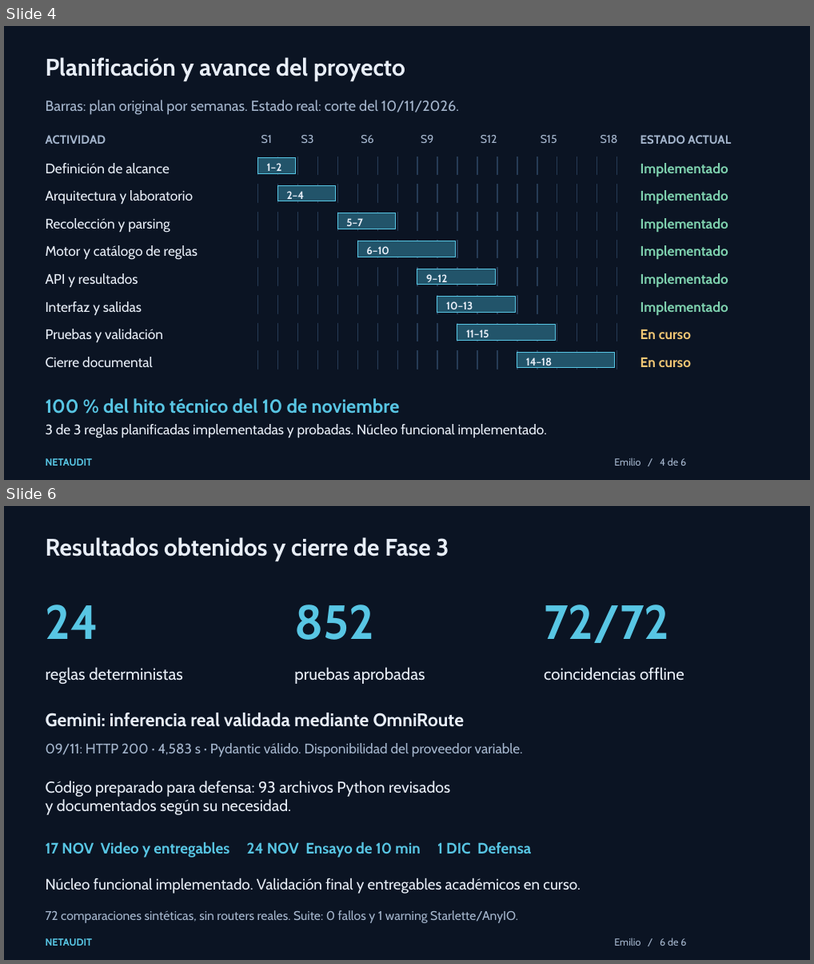
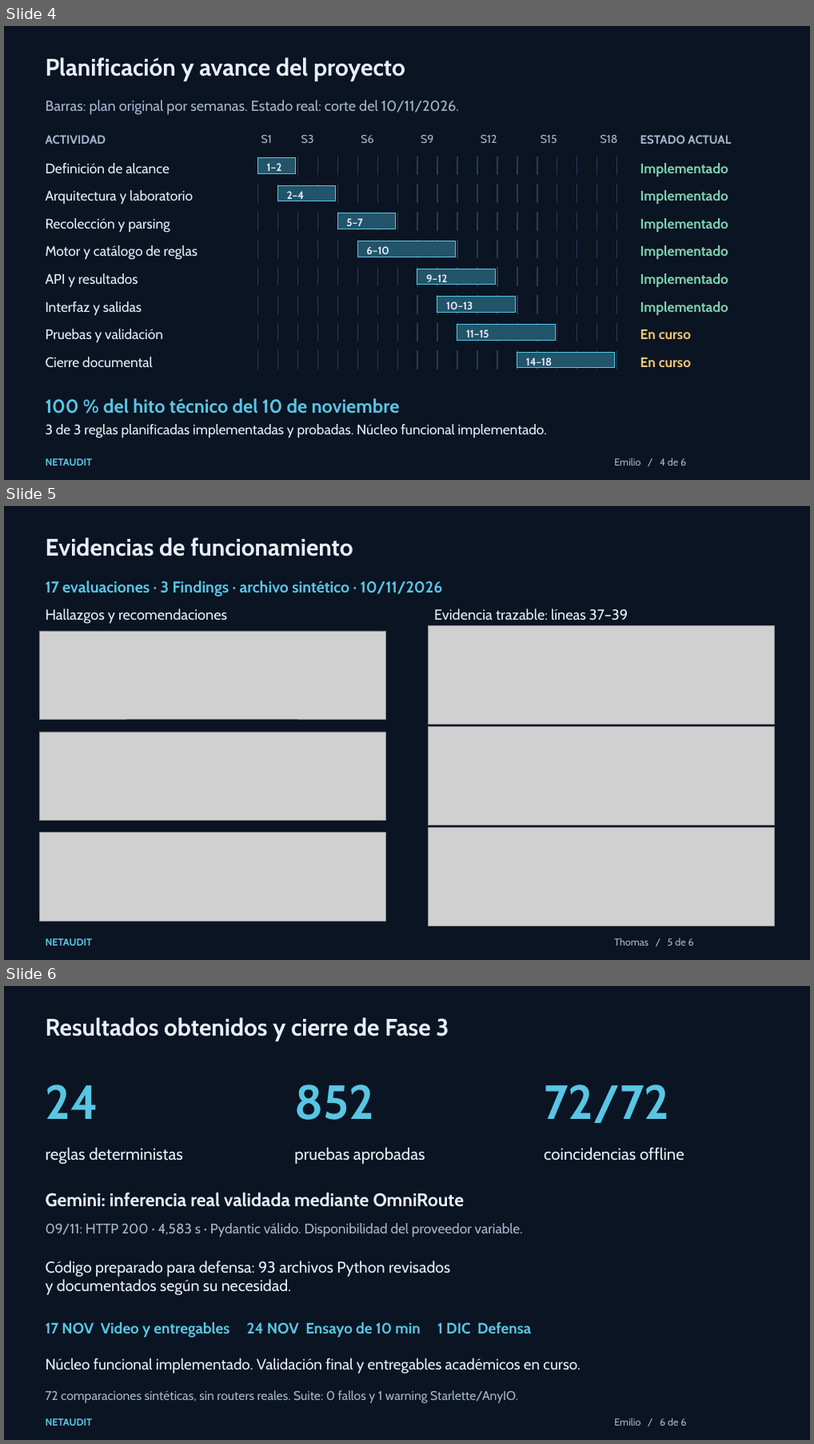
Before and after one commit to thomasdbs21/grupo-1, a slide deck: Entregables-APT/Fase-3/Avances-Tecnicos/NetAudit_Avance_Fase3_10_Noviembre.pptx. Shown one above the other, each under a label of ours: slides 4 and 6 before the commit, slides 4, 5 and 6 after it; the slides between them are not shown. The pictures are 814x964 and 814x1444 pixels, drawn with LibreOffice and Linux fonts; fonts in the diff are those of the drawing; grey boxes stand for pictures. Boxes give left, top, right and bottom in pixels: in the first picture for what was removed or moved away, otherwise in the second. Text is boxed around its words. In the diff, an @@ line names an element or a change of style, - is before the commit and + after.

Commit message:
docs: actualizar evidencias de funcionamiento de fase 3

```diff
--- a/Entregables-APT/Fase-3/Avances-Tecnicos/NetAudit_Avance_Fase3_10_Noviembre.pptx
+++ b/Entregables-APT/Fase-3/Avances-Tecnicos/NetAudit_Avance_Fase3_10_Noviembre.pptx
@@ slide 5 added at bbox=[4, 506, 810, 960], background #0B1423 @@
@@ text added at bbox=[46, 537, 353, 556], 28.5 pt, text #E8EEF7, bold @@
+Evidencias de funcionamiento
@@ text added at bbox=[46, 580, 443, 596], 18.8 pt, text #58C6E4, bold @@
+17 evaluaciones · 3 Findings · archivo sintético · 10/11/2026
@@ text added at bbox=[46, 608, 227, 624], 17.2 pt, text #E8EEF7 @@
+Hallazgos y recomendaciones
@@ text added at bbox=[434, 608, 628, 620], 17.2 pt, text #E8EEF7 @@
+Evidencia trazable: líneas 37–39
@@ picture added at bbox=[39, 631, 386, 719] @@
@@ picture added at bbox=[429, 626, 775, 724] @@
@@ picture added at bbox=[39, 732, 386, 820] @@
@@ picture added at bbox=[429, 727, 775, 825] @@
@@ picture added at bbox=[39, 832, 386, 921] @@
@@ picture added at bbox=[429, 828, 775, 925] @@
@@ text added at bbox=[614, 937, 694, 945], 12 pt, text #A5B6CD @@
+Thomas / 5 de 6
@@ text added at bbox=[46, 938, 93, 945], 12 pt, text #58C6E4, bold @@
+NETAUDIT
```
Also in this commit, not shown: 1 slide removed, 1 other file.
